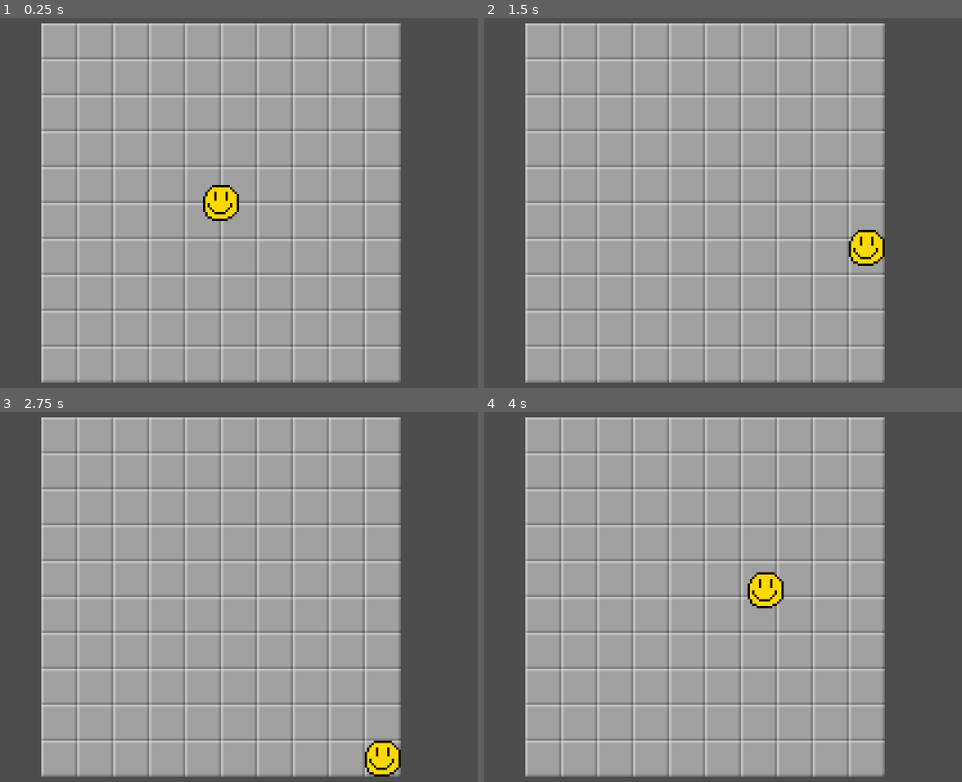
Above: before the commit, frames 1-4 (two rows, left to right).
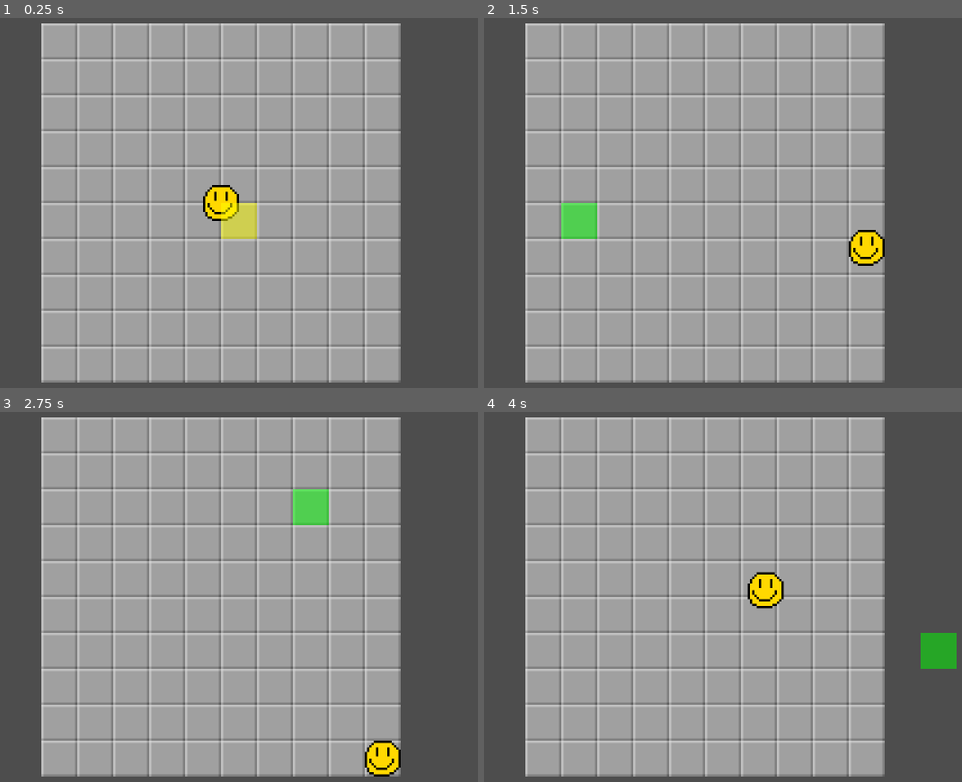
Above: after the commit, the same moments.

Repository: Stev51/gmtk-jam-2025
Game: Godot game, scene res://scenes/main.tscn
Same seed, same stepped clock (60 frames per second), same inputs: the game is played once before the commit and once after it.
Inputs (mouse positions are in pixels of both pictures, inside the frame that each line leads up to):
- Up to frame 1 (0.25 s): no input
- Up to frame 2 (1.5 s): tap Enter at 0.5 s; move the mouse to (861, 184) at 0.52 s; hold Right (ui_right) 0.53-1.28 s; move the mouse to (560, 221) at 1.27 s; hold Down (ui_down) from 1.28 s (still down)
- Up to frame 3 (2.75 s): move the mouse to (291, 508) at 2.02 s; release Down (ui_down) at 2.03 s; hold Right (ui_right) from 2.03 s (still down)
- Up to frame 4 (4 s): tap Space at 2.75 s; move the mouse to (670, 678) at 2.77 s; release Right (ui_right) at 2.78 s; hold Up (ui_up) 2.78-3.53 s; move the mouse to (918, 656) at 3.52 s; hold Left (ui_left) from 3.53 s (still down)

The runs differ from the first frame. In frame 1, 0.6% of the frame differs, in the area x 46-54%, y 50-60%; in frame 2, 0.7%, in the area x 16-24%, y 50-60%; in frame 3, 0.7%; in frame 4, 0.7%.

Commit message:
Machine placer beginnings
- Added beginnings of machine placer mechanic
- Fixed log errors with blank tiles in the maps
- Moved mechanism.gd to script folder

Diff:
--- a/project.godot
+++ b/project.godot
@@ -24,6 +24,10 @@
 window/size/viewport_width=1280
 window/size/viewport_height=720
 window/stretch/mode="viewport"
+
+[global_group]
+
+player=""
 
 [input]
 
--- a/scenes/main.tscn
+++ b/scenes/main.tscn
@@ -1,13 +1,33 @@
-[gd_scene load_steps=3 format=3 uid="uid://be68vhiulircs"]
+[gd_scene load_steps=6 format=3 uid="uid://be68vhiulircs"]
 
 [ext_resource type="PackedScene" uid="uid://6eaf6tl17aio" path="res://scenes/player.tscn" id="1_o5qli"]
+[ext_resource type="Script" uid="uid://jaq7puo13gso" path="res://scripts/main.gd" id="1_sugp2"]
 [ext_resource type="PackedScene" uid="uid://hsl6f3topqru" path="res://scenes/world.tscn" id="2_0wfyh"]
+[ext_resource type="Script" uid="uid://cvv8r7xpjmgp6" path="res://scripts/place_marker.gd" id="4_jyhfs"]
+
+[sub_resource type="RectangleShape2D" id="RectangleShape2D_jyhfs"]
+size = Vector2(64, 64)
 
 [node name="Main" type="Node2D"]
+script = ExtResource("1_sugp2")
 
 [node name="World" parent="." instance=ExtResource("2_0wfyh")]
 position = Vector2(-320, -320)
 
 [node name="Player" parent="." instance=ExtResource("1_o5qli")]
 
+[node name="PlaceMarker" type="Node2D" parent="."]
+script = ExtResource("4_jyhfs")
+
+[node name="Area2D" type="Area2D" parent="PlaceMarker"]
+
+[node name="CollisionShape2D" type="CollisionShape2D" parent="PlaceMarker/Area2D"]
+shape = SubResource("RectangleShape2D_jyhfs")
+
+[node name="Polygon2D" type="Polygon2D" parent="PlaceMarker"]
+polygon = PackedVector2Array(-32, -32, 32, -32, 32, 32, -32, 32)
+
 [node name="Camera" type="Camera2D" parent="."]
+
+[connection signal="body_entered" from="PlaceMarker/Area2D" to="PlaceMarker" method="_on_area_2d_body_entered"]
+[connection signal="body_exited" from="PlaceMarker/Area2D" to="PlaceMarker" method="_on_area_2d_body_exited"]
--- a/scenes/mechanism.tscn
+++ b/scenes/mechanism.tscn
@@ -1,6 +1,6 @@
 [gd_scene load_steps=5 format=3 uid="uid://cf4u1nsr04c5q"]
 
-[ext_resource type="Script" uid="uid://c0n2343m8bei4" path="res://scenes/mechanism.gd" id="1_5ep16"]
+[ext_resource type="Script" uid="uid://c0n2343m8bei4" path="res://scripts/mechanism.gd" id="1_5ep16"]
 [ext_resource type="Shape2D" uid="uid://casvjues3g17a" path="res://assets/Polygons/TrianglePolygon.tres" id="1_28r5f"]
 
 [sub_resource type="PlaceholderTexture2D" id="PlaceholderTexture2D_28r5f"]
--- a/scenes/player.tscn
+++ b/scenes/player.tscn
@@ -6,7 +6,7 @@
 [sub_resource type="CircleShape2D" id="CircleShape2D_g2els"]
 radius = 32.0
 
-[node name="Player" type="CharacterBody2D"]
+[node name="Player" type="CharacterBody2D" groups=["player"]]
 script = ExtResource("1_g2els")
 
 [node name="Sprite2D" type="Sprite2D" parent="."]
--- a/scenes/world.tscn
+++ b/scenes/world.tscn
@@ -6,25 +6,19 @@
 texture = ExtResource("1_nnsk1")
 texture_region_size = Vector2i(64, 64)
 0:0/0 = 0
-1:0/0 = 0
-2:0/0 = 0
-3:0/0 = 0
-0:1/0 = 0
-1:1/0 = 0
-2:1/0 = 0
-3:1/0 = 0
-0:2/0 = 0
-1:2/0 = 0
-2:2/0 = 0
-3:2/0 = 0
-0:3/0 = 0
-1:3/0 = 0
-2:3/0 = 0
-3:3/0 = 0
 
 [sub_resource type="TileSet" id="TileSet_rwgxs"]
 tile_size = Vector2i(64, 64)
 sources/0 = SubResource("TileSetAtlasSource_nnsk1")
+
+[sub_resource type="TileSetAtlasSource" id="TileSetAtlasSource_rwgxs"]
+texture = ExtResource("1_nnsk1")
+texture_region_size = Vector2i(64, 64)
+0:0/0 = 0
+
+[sub_resource type="TileSet" id="TileSet_4wyf3"]
+tile_size = Vector2i(64, 64)
+sources/0 = SubResource("TileSetAtlasSource_rwgxs")
 
 [node name="World" type="Node2D"]
 
@@ -33,6 +27,7 @@
 tile_set = SubResource("TileSet_rwgxs")
 
 [node name="MainTileMapLayer" type="TileMapLayer" parent="."]
+tile_set = SubResource("TileSet_4wyf3")
 
 [node name="HardBorder" type="StaticBody2D" parent="."]
 visible = false
--- /dev/null
+++ b/scripts/main.gd
@@ -0,0 +1,11 @@
+extends Node2D
+
+@onready var place_marker = $PlaceMarker
+@onready var world_node = $World
+@onready var main_tile_map_layer = $World/MainTileMapLayer
+
+func _process(delta):
+
+	var mouse_pos = main_tile_map_layer.get_local_mouse_position()
+	var cell_pos = main_tile_map_layer.local_to_map(mouse_pos)
+	place_marker.position = main_tile_map_layer.map_to_local(cell_pos) + world_node.position
--- /dev/null
+++ b/scripts/place_marker.gd
@@ -0,0 +1,44 @@
+extends Node2D
+
+const TRANSPARENCY = 0.5
+const GREEN = Color(0, 1, 0, TRANSPARENCY)
+const YELLOW = Color(1, 1, 0, TRANSPARENCY)
+const RED = Color(1, 0, 0, TRANSPARENCY)
+
+const SIZE = Vector2.ONE * 64
+@onready var display_shape = $Polygon2D
+
+enum States {VALID, SOFT_INVALID, HARD_INVALID}
+
+var state = States.VALID
+var overlapping_player = false
+
+func _process(delta):
+	check_validity()
+	display_shape.color = state_to_color(state)
+
+func check_validity():
+
+	if overlapping_player == true:
+		state = States.SOFT_INVALID
+	else:
+		state = States.VALID
+
+func state_to_color(state):
+	match state:
+		States.VALID:
+			return GREEN
+		States.SOFT_INVALID:
+			return YELLOW
+		States.HARD_INVALID:
+			return RED
+		_:
+			return RED
+
+func _on_area_2d_body_entered(body):
+	if body.is_in_group("player"):
+		overlapping_player = true
+
+func _on_area_2d_body_exited(body):
+	if body.is_in_group("player"):
+		overlapping_player = false
Not shown: 1 places in scenes/world.tscn that only renumber resources
Not shown, added: scripts/main.gd.uid
Renamed: scenes/mechanism.gd -> scripts/mechanism.gd
Renamed: scenes/mechanism.gd.uid -> scripts/mechanism.gd.uid
Not shown, added: scripts/place_marker.gd.uid
